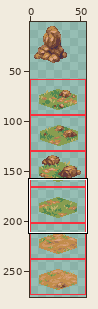
Sprite sheet, stored at dist/assets/hex-tile-experiment-tiles.png. Above: a wide view before the commit, with the close-up outlined.
Close-up. Before the commit:
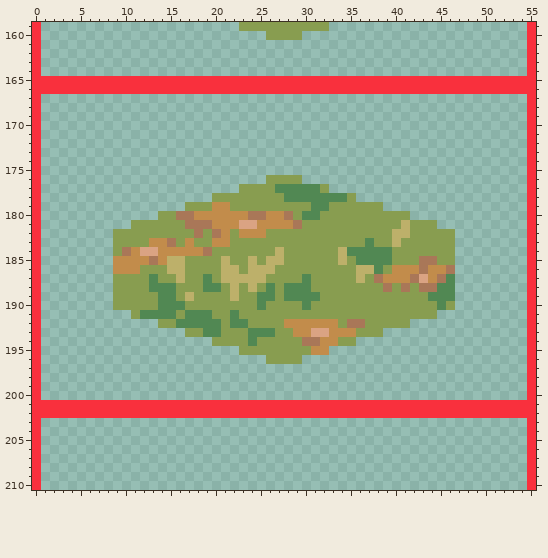
The file is 56x276 pixels. Shown: x 0..55, y 159..210. The old version is drawn lined up with the new one. The wide view leaves out empty margins. The commit also changed other parts of the picture, which this record leaves out.
The same view after the edit:
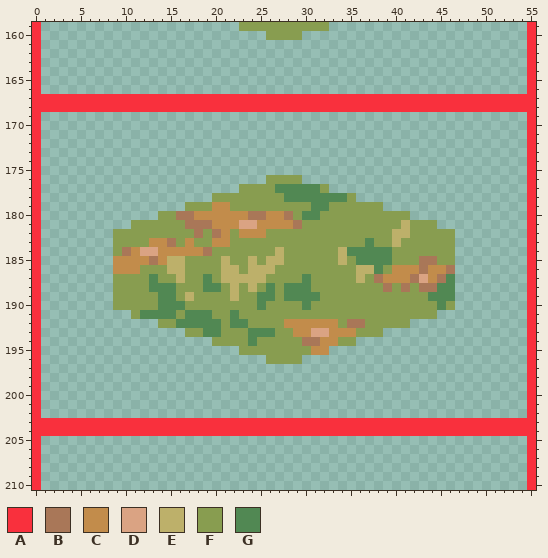
Palette (. is transparent): A #f9303d  B #a97758  C #c28c4b  D #daa383  E #bdb06a  F #889d50  G #518853
Edits made:
whole drawing moved by +0,-2 (the old picture is shown already moved)
There is now colour A in rows 167 to 168 at x 1 to 54; in rows 203 to 204 at x 1 to 54.
Colour A is removed in rows 165 to 166 at x 1 to 54; in rows 201 to 202 at x 1 to 54.
Boxes around the changes in both close-ups, in picture pixels (x1, y1, x2, y2):
changed: (41, 76, 527, 112)
changed: (41, 400, 527, 436)
